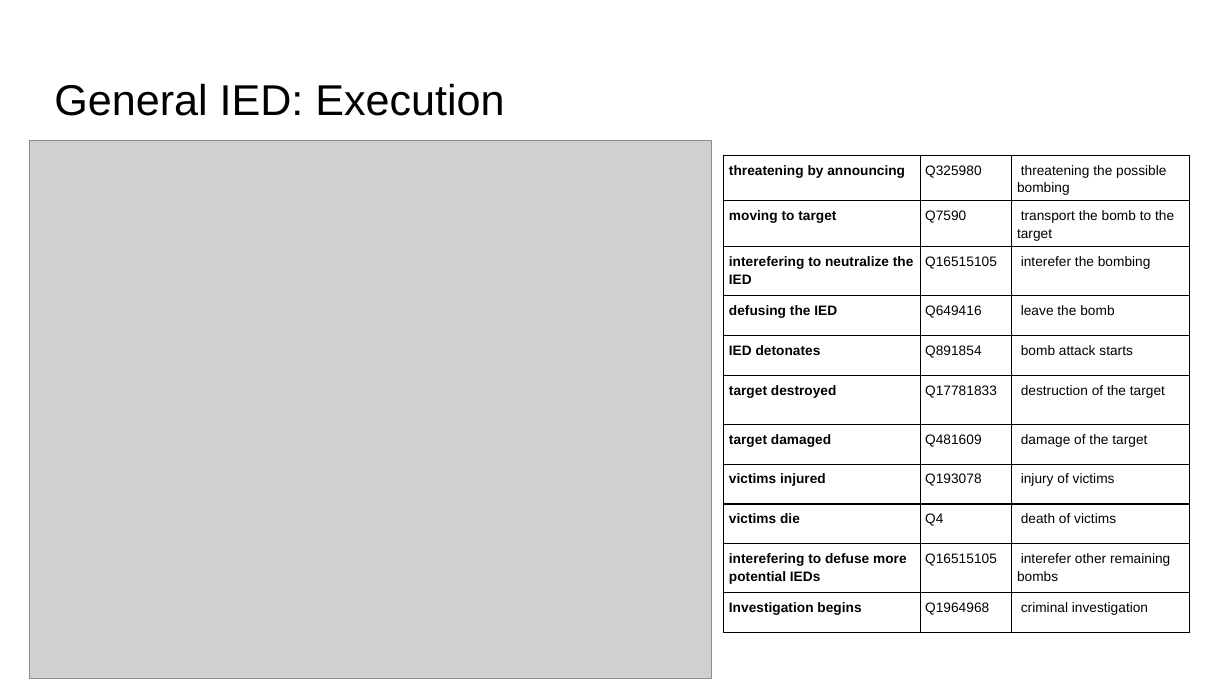
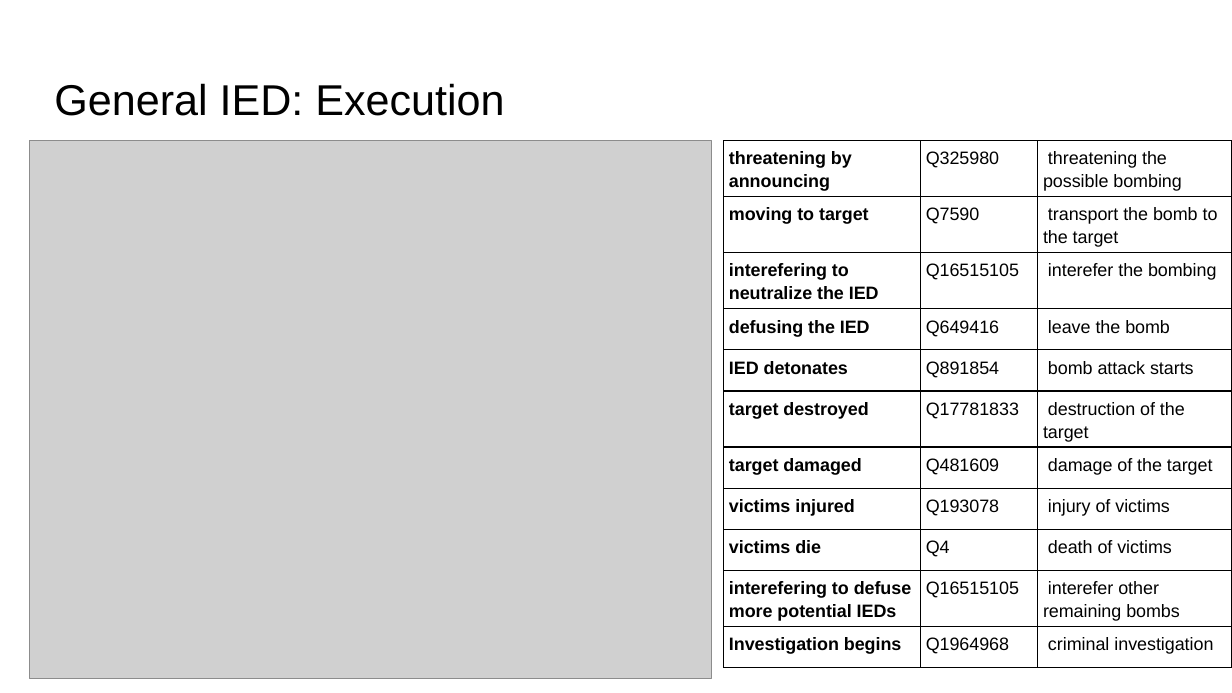
Before and after one commit to RESIN-KAIROS/schemalib, a slide deck: slide 3 of hrf/ied.pptx. Drawn at 1232x693 pixels with LibreOffice and Linux fonts; fonts in the diff are those of the drawing; grey boxes stand for pictures. Boxes give left, top, right and bottom in pixels: in the first picture for what was removed or moved away, otherwise in the second. Text is boxed around its words. In the diff, an @@ line names an element or a change of style, - is before the commit and + after.

```diff
--- a/hrf/ied.pptx
+++ b/hrf/ied.pptx
@@ table at [724,140,1232,676] @@
@@ size 8 to 10.5 pt @@
@@ table: place and size @@
-table at [724,155,1190,634]
+table at [724,140,1232,676]
```
Also in this commit, not shown: 3 other slides changed, 1 slide added, 1 other file.
